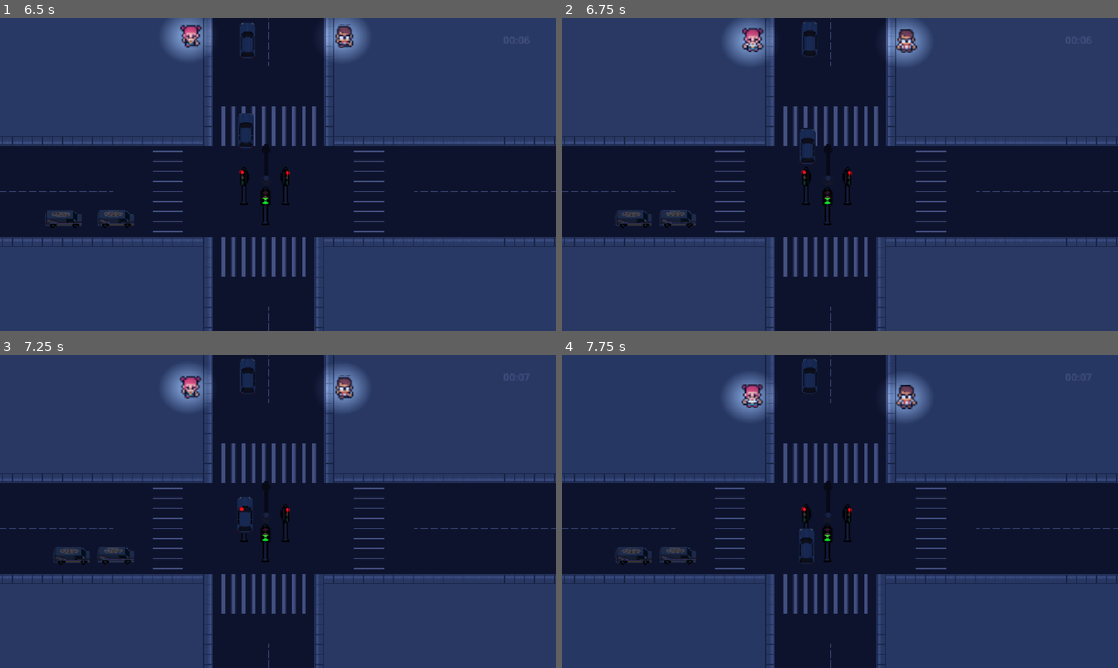
Above: before the commit, frames 1-4 (two rows, left to right).
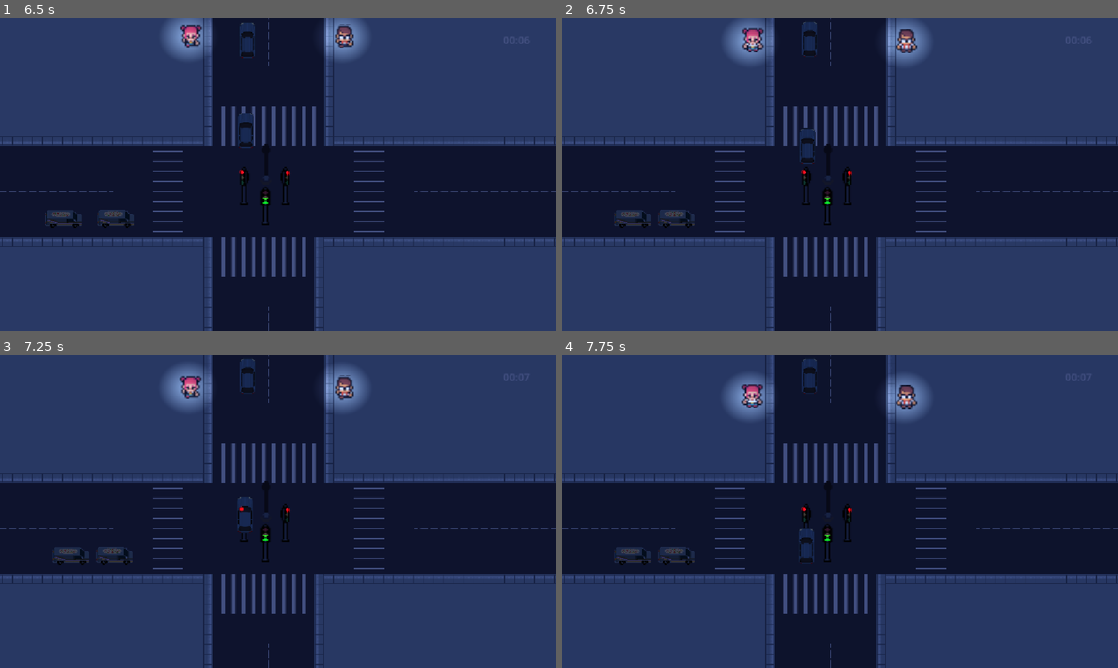
Above: after the commit, the same moments.

Repository: lafgo-fc/game-jam-repoooo
Game: Godot game, scene res://scne/test_one.tscn
Same seed, same stepped clock (60 frames per second), same inputs: the game is played once before the commit and once after it.
Inputs:
- Up to frame 1 (6.5 s): tap Enter (ui_accept) at 0.5, 0.77, 1.25, 1.52, 3.02, 3.77, 4.52, 6.02 s; hold R (traffic control right and left) from 0.53 s (still down)
- Up to frame 2 (6.75 s): keep holding R (traffic control right and left)
- Up to frame 3 (7.25 s): keep holding R (traffic control right and left); tap Enter (ui_accept) at 6.77 s
- Up to frame 4 (7.75 s): keep holding R (traffic control right and left); tap Enter (ui_accept) at 7.52 s

Frame 1 is identical in both runs. In frame 2, 0.1% of the frame differs, in the area x 9-25%, y 61-68%; in frame 3, 0.2%; in frame 4, 0.2%.

Commit message:
added the npc collision signal

Diff:
--- a/scne/car.tscn
+++ b/scne/car.tscn
@@ -150,7 +150,6 @@
 animation = &"pizza car"
 
 [node name="CollisionShape2D" type="CollisionShape2D" parent="." unique_id=1023565779]
-visible = false
 position = Vector2(4, 1)
 shape = SubResource("RectangleShape2D_s7wsd")
 
@@ -159,3 +158,6 @@
 [node name="CollisionShape2D" type="CollisionShape2D" parent="Area2D" unique_id=191564098]
 position = Vector2(3.5, 0.5)
 shape = SubResource("RectangleShape2D_454ae")
+
+[connection signal="body_entered" from="Area2D" to="." method="_on_area_2d_body_entered"]
+[connection signal="body_exited" from="Area2D" to="." method="_on_area_2d_body_exited"]
--- a/scne/pedestians.gd
+++ b/scne/pedestians.gd
@@ -146,6 +146,7 @@
 
 
 	check_signal()
+	npc_collision()
 
 
 	# --------------------------------
@@ -437,3 +438,6 @@
 		light.show()
 	else:
 		light.hide()
+func npc_collision():
+	if GameData.npc_collided:
+		print("npc collided")
--- a/scne/scripts/car.gd
+++ b/scne/scripts/car.gd
@@ -64,8 +64,11 @@
 func _on_area_2d_body_entered(body: Node2D) -> void:
 	if body != self:
 		car_in_front = true
-
+	if body.is_in_group("npc"):
+		GameData.npc_collided = true
 
 func _on_area_2d_body_exited(body: Node2D) -> void:
 	if body != self:
 		car_in_front = false
+	elif body.is_in_group("npc"):
+		GameData.npc_collided = false
--- a/scne/scripts/game_data.gd
+++ b/scne/scripts/game_data.gd
@@ -5,6 +5,7 @@
 var car_pos : Vector2
 var light : String = "red in front"
 var reputation : int = 0
+var npc_collided:bool = false
 
 
 # Called when the node enters the scene tree for the first time.
